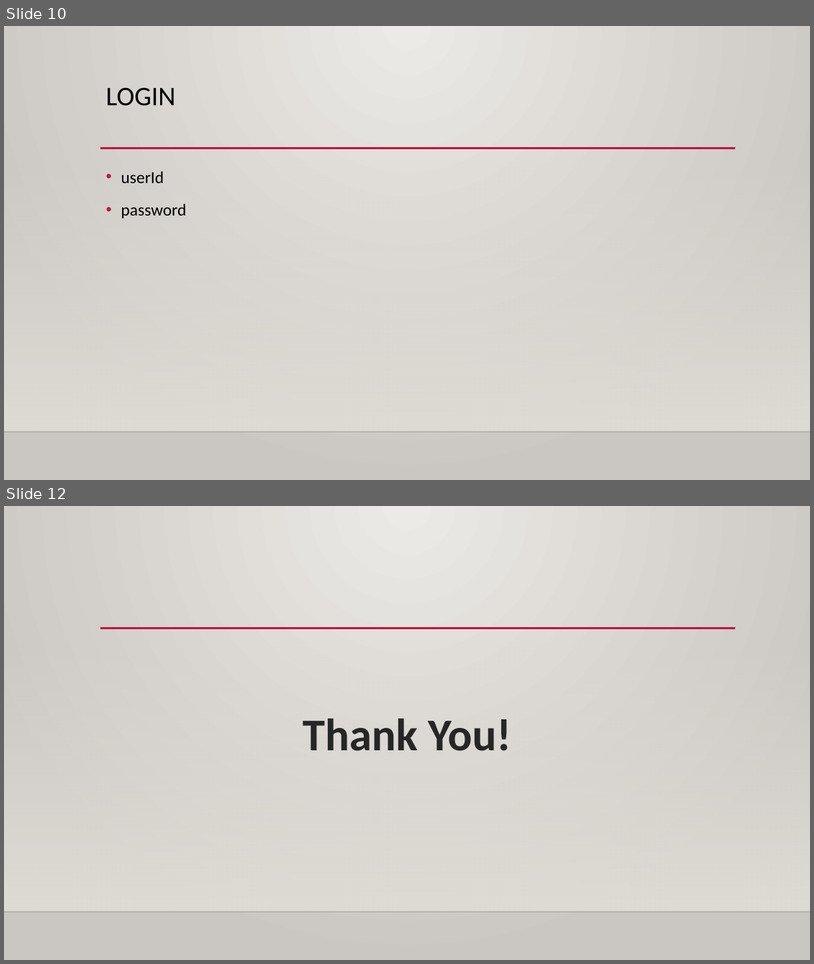
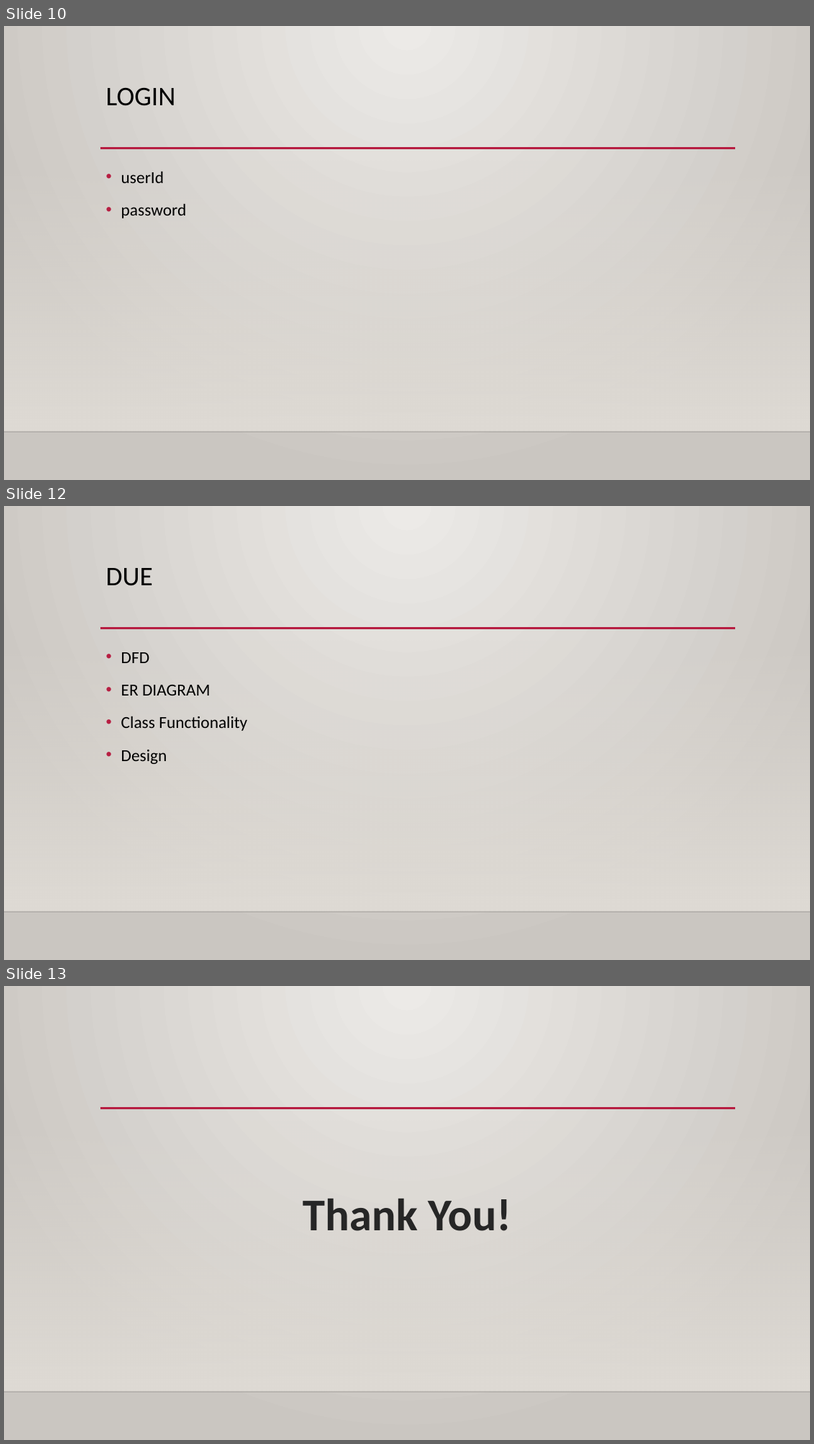
Before and after one commit to shuvenduofflinexoriant/Java_Case_study, a slide deck: PPT/Library management system.pptx. Shown one above the other, each under a label of ours: slides 10 and 12 before the commit, slides 10, 12 and 13 after it; the slides between them are not shown. The pictures are 814x964 and 814x1444 pixels, drawn with LibreOffice and Linux fonts; fonts in the diff are those of the drawing; background and template pictures are left out. Boxes give left, top, right and bottom in pixels: in the first picture for what was removed or moved away, otherwise in the second. Text is boxed around its words. In the diff, an @@ line names an element or a change of style, - is before the commit and + after.

```diff
--- a/PPT/Library management system.pptx
+++ b/PPT/Library management system.pptx
@@ slide 12 added at [4, 506, 810, 960], background gradient #ECEAE7 to #CAC7C1; not listed: 3 template elements that a slide beside it also shows @@
@@ title added at [106, 568, 153, 586], 32 pt, text #000000 @@
+DUE
@@ text added at [121, 652, 247, 764], 20 pt, text #000000 @@
+• DFD
+• ER DIAGRAM
+• Class Functionality
+• Design
@@ what was slide 12 is now slide 13 @@
```
Also in this commit, not shown: 5 slides changed, 2 other files.
